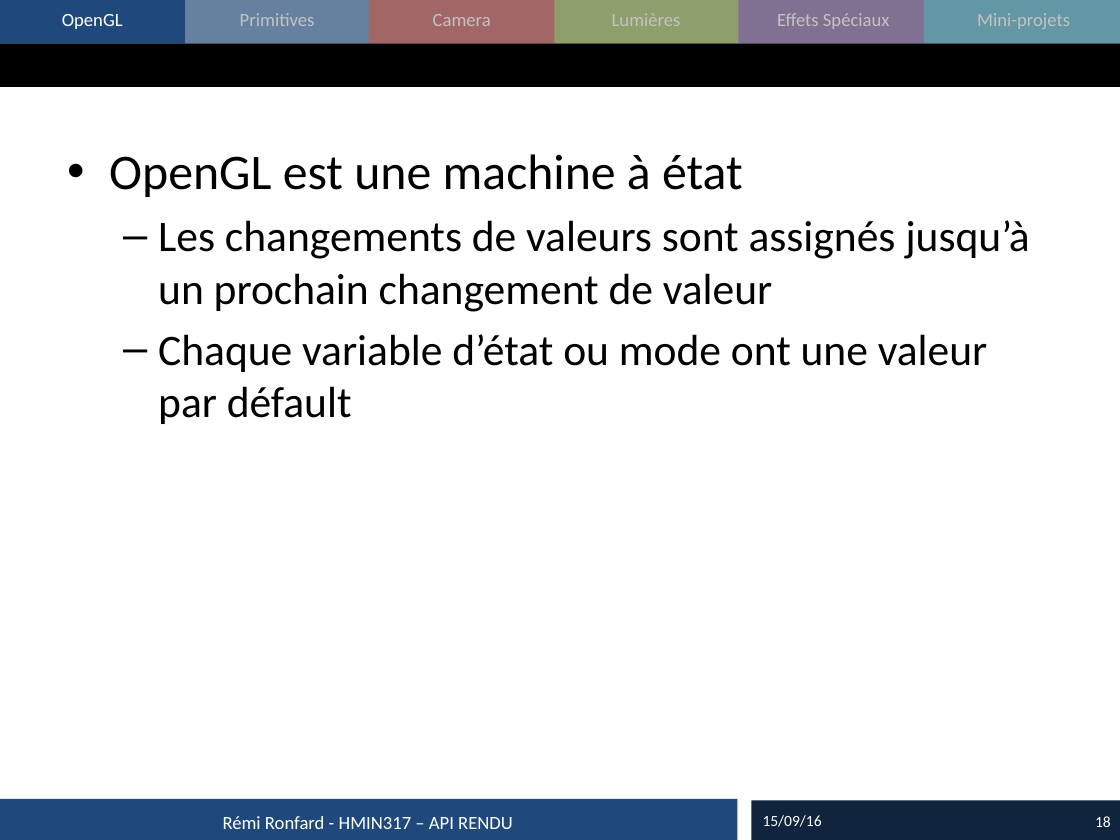
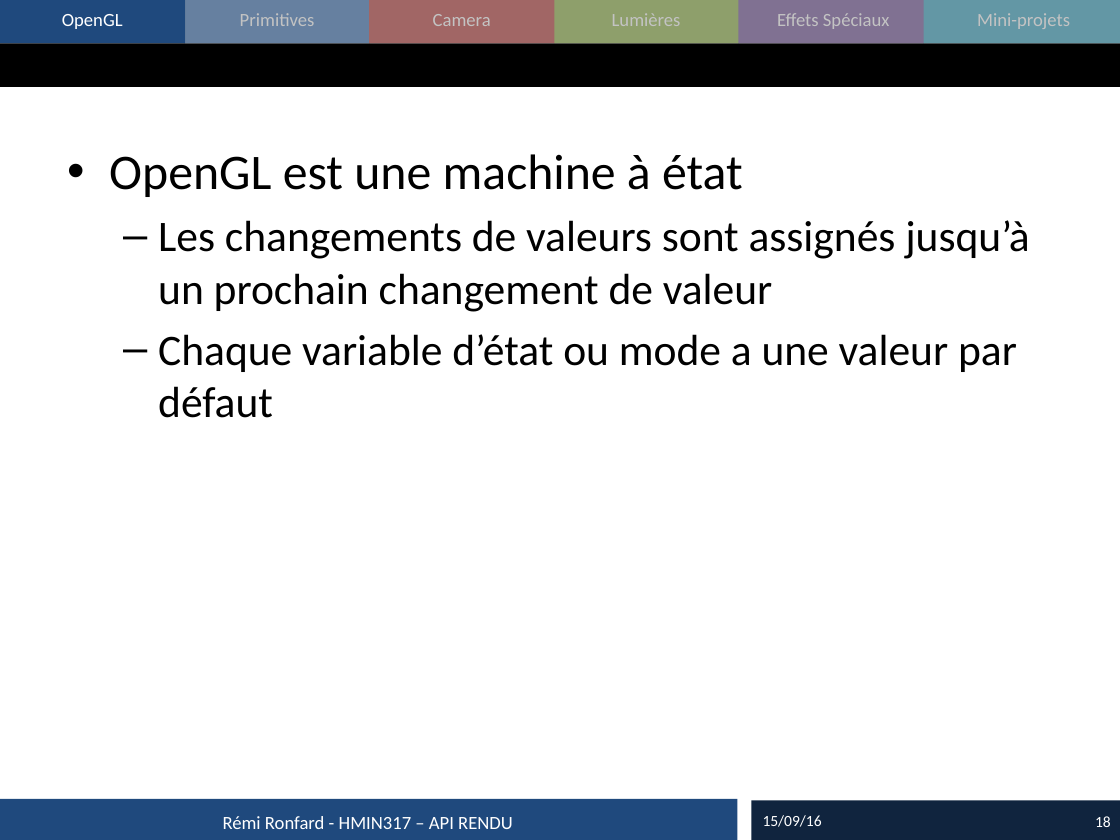
Before and after one commit to master-imagina/hmin317, a slide deck: slide 18 of cours/2016_01_Rendu.pptx. Drawn at 1120x840 pixels with LibreOffice and Linux fonts; fonts in the diff are those of the drawing. Boxes give left, top, right and bottom in pixels: in the first picture for what was removed or moved away, otherwise in the second. Text is boxed around its words. In the diff, an @@ line names an element or a change of style, - is before the commit and + after.

```diff
--- a/cours/2016_01_Rendu.pptx
+++ b/cours/2016_01_Rendu.pptx
@@ text at [158, 334, 1017, 418]: text changed @@
-  – Chaque variable d’état ou mode ont une valeur par défault
+  – Chaque variable d’état ou mode a une valeur par défaut
```
Also in this commit, not shown: 19 other slides changed, 1 slide added, 3 other files.
